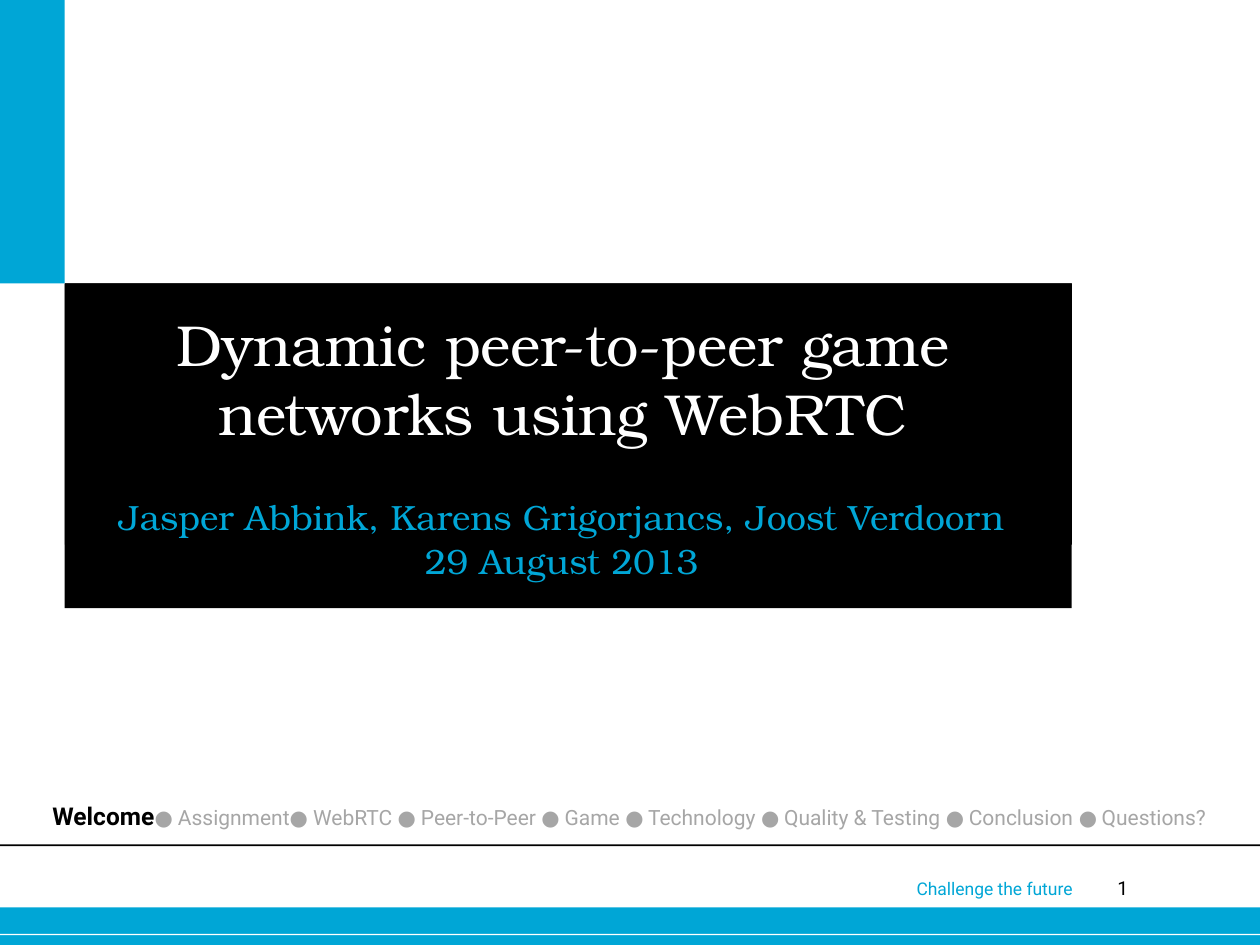
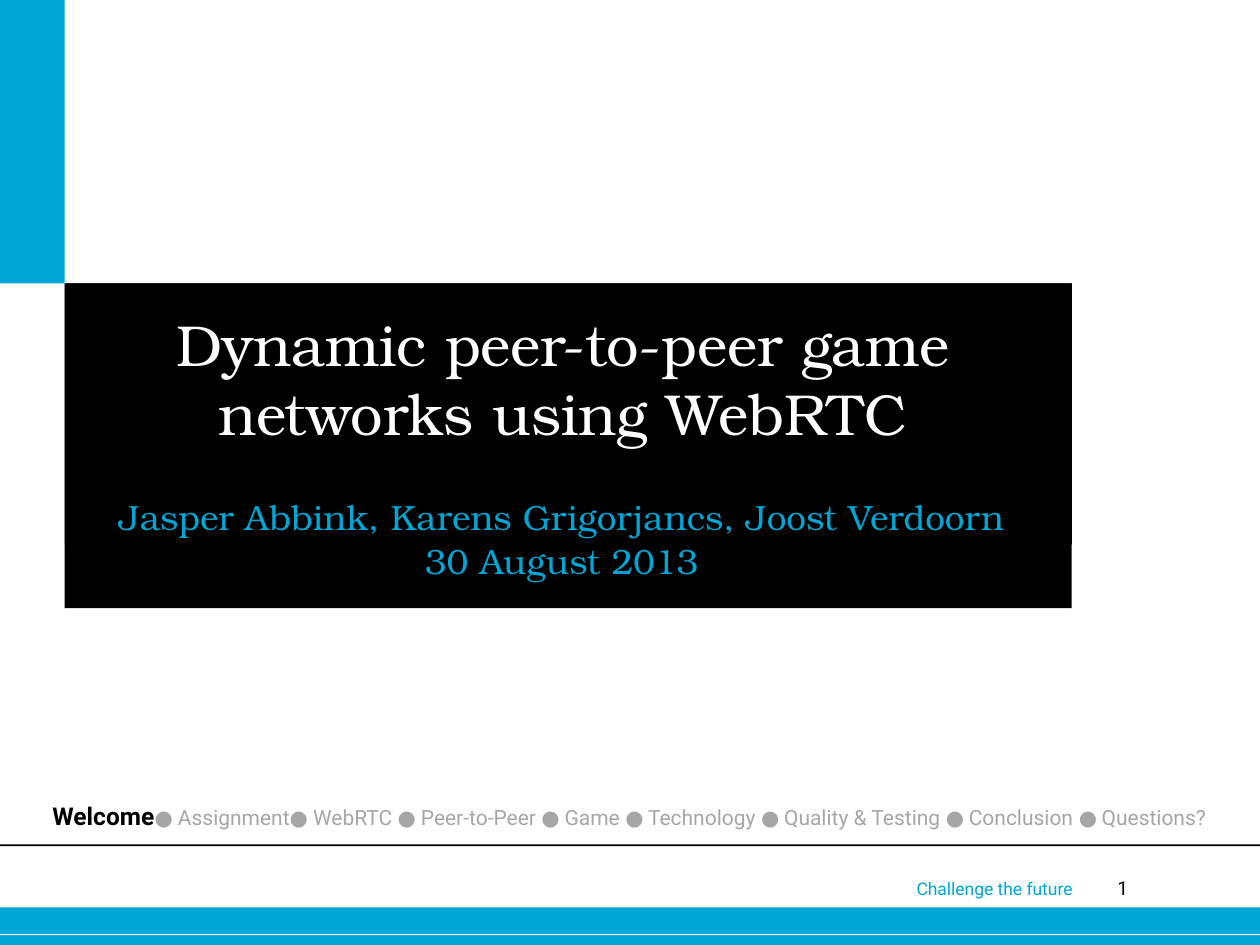
Before and after one commit to joostverdoorn/webrtc, a slide deck: slide 1 of documents/Eindpresentatie/webrtc.pptx. Drawn at 1260x945 pixels with LibreOffice and Linux fonts; fonts in the diff are those of the drawing; background and template pictures are left out. Boxes give left, top, right and bottom in pixels: in the first picture for what was removed or moved away, otherwise in the second. Text is boxed around its words. In the diff, an @@ line names an element or a change of style, - is before the commit and + after.

Commit message:
Endpresentation: game, technology and testing added

```diff
--- a/documents/Eindpresentatie/webrtc.pptx
+++ b/documents/Eindpresentatie/webrtc.pptx
@@ subtitle at <box>425,549,699,583</box>: text changed @@
-29 August 2013
+30 August 2013
```
Also in this commit, not shown: 3 other slides changed, 2 slides added, 2 other files.
